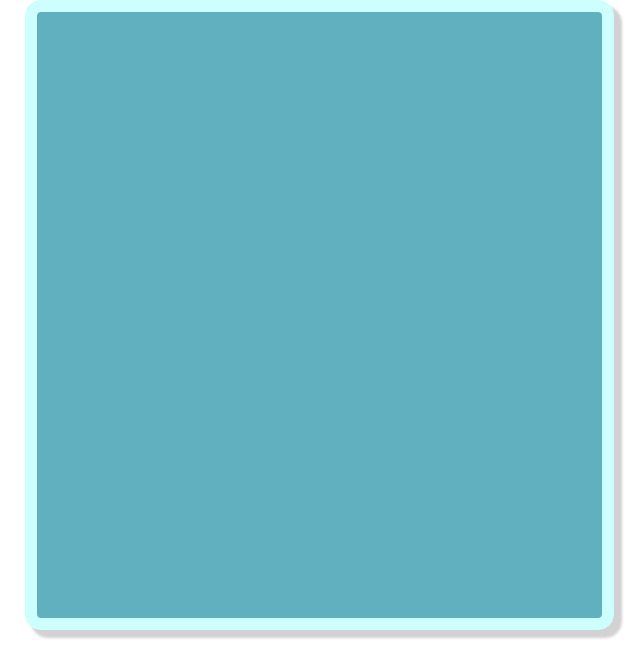
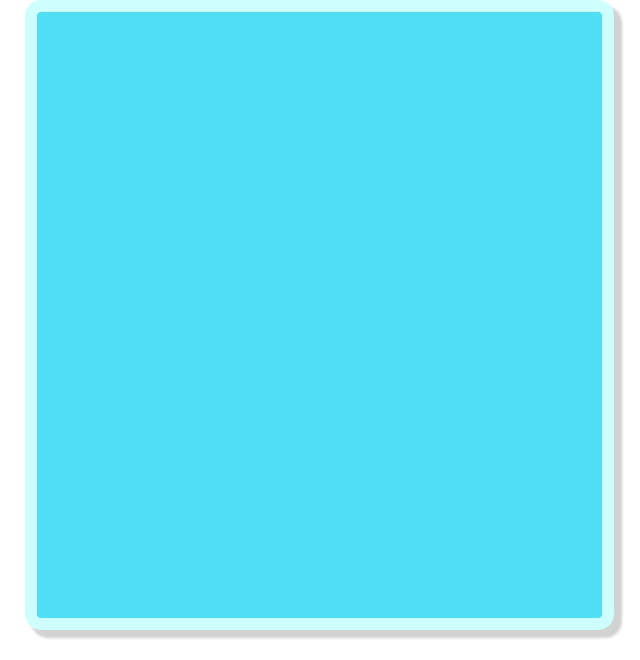
Before/after of a w=640, h=660 layered artwork. What changed in the layer stack:
painted on "Rounded Rectangle 1" over [37, 12, 602, 618]
